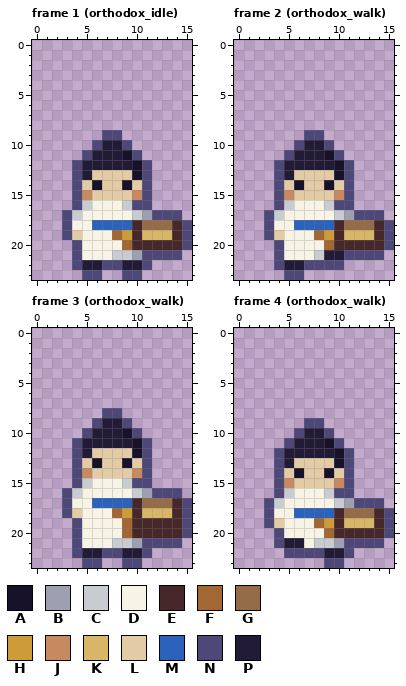
Two versions of one pixel-art file, art/mockup/trades/merchant.aseprite. The picture above was drawn from the file before the commit.
16x24 pixels, 21 frames. Shown: frame 1 (orthodox_idle), frame 2 (orthodox_walk), frame 3 (orthodox_walk), frame 4 (orthodox_walk). The commit also changed other frames, which this record leaves out.
Palette (. is transparent): A #171229  B #9ea0b2  C #c8ccd0  D #f7f4e6  E #46282b  F #a36734  G #946c48  H #cd9b38  J #c7895f  K #d7b667  L #e3cba6  M #2b62bc  N #4d4878  P #221b35
Pixels before, frame 1 (orthodox_idle), first column x 3:
 9 ....NN.......
10 ...NPPN......
11 ..NPPPAN.....
12 .NPPPPPAN....
13 .NPLLLLAN....
14 .NLALLALN....
15 .NJLLLLJN....
16 .NCDDDCNN....
17 NCDDDDDCBNNN.
18 NDDMMMMEGGGEN
19 NLDDDFHEKKKEN
20 .NDDDDFEEEEEN
21 .NDDDCCBNNNN.
22 .NPPNNPPN....
23 ..NN..NN.....
Pixels before, frame 2 (orthodox_walk), first column x 3:
 9 ....NN.......
10 ...NPPN......
11 ..NPPPAN.....
12 .NPPPPPAN....
13 .NPLLLLAN....
14 .NLALLALN....
15 .NJLLLLJN....
16 .NCDDDCNN....
17 NCDDDDDCBNNN.
18 NDDMMMMEGGGEN
19 NLDDDFHEKKKEN
20 .NDDDDFEEEEEN
21 .NDDDCPPNNNN.
22 .NPPNNNN.....
23 ..NN.........
Pixels before, frame 3 (orthodox_walk), first column x 3:
 8 ....NN.......
 9 ...NPPN......
10 ..NPPPAN.....
11 .NPPPPPAN....
12 .NPLLLLAN....
13 .NLALLALN....
14 .NJLLLLJN....
15 .NCDDDCNN....
16 NCDDDDDCBNNN.
17 NDDMMMMEGGGEN
18 NLDDDFHEKKKEN
19 .NDDDDFEEEEEN
20 .NDDDDFEEEEEN
21 .NDDDCCBNNNN.
22 .NPPNNPPN....
23 ..NN..NN.....
Pixels before, frame 4 (orthodox_walk), first column x 3:
 9 ....NN.......
10 ...NPPN......
11 ..NPPPAN.....
12 .NPPPPPAN....
13 .NPLLLLAN....
14 .NLALLALN....
15 .NJLLLLJN....
16 .NCDDDCNN....
17 NCDDDDDCBNNN.
18 NDDMMMMEGGGEN
19 NLDDDFHEKKKEN
20 .NDDDDFEEEEEN
21 .NPPDCCBNNNN.
22 ..NNNNPPN....
23 ......NN.....
Once edited:
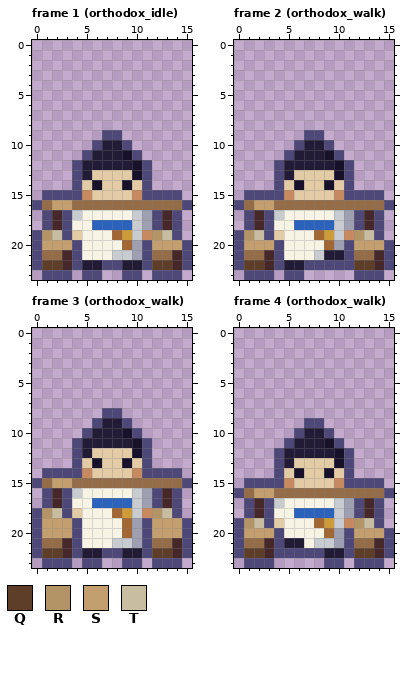
Colours new in this view: Q #5e3d29  R #b39467  S #c39f6f  T #c9bda1
Message: feat: give the mockup's merchant a shoulder pole with two baskets
The edit:
Changed rows in their new state; - is an unchanged pixel.
Frame 1 (orthodox_idle):
first column x 0:
15 -NNN--------NNN-
16 NGSSGGGGGGGGGGGN
17 -NE----------E--
18 -NE-------CBNEN.
19 NRT-------CJRTN.
20 NSSS------BNSSS-
21 NGGE--------GGEN
22 NQQE--------QQEN
23 -NNN--------NNN-
Frame 2 (orthodox_walk):
first column x 0:
15 -NNN--------NNN-
16 NGSSGGGGGGGGGGGN
17 -NE----------E--
18 -NE-------CBNEN.
19 NRT-------CJRTN.
20 NSSS------BNSSS-
21 NGGE--------GGEN
22 NQQE-------NQQEN
23 -NNN--------NNN-
Frame 3 (orthodox_walk):
first column x 0:
14 -NNN--------NNN-
15 NGSSGGGGGGGGGGGN
16 -NE----------E--
17 -NE-------CBNEN.
18 NRT-------CJRTN.
19 NSSS------BNSSS-
20 NSSS------BNSSS-
21 NGGE--------GGEN
22 NQQE--------QQEN
23 -NNN--------NNN-
Frame 4 (orthodox_walk):
first column x 0:
15 -NNN--------NNN-
16 NGSSGGGGGGGGGGGN
17 -NE----------E--
18 -NE-------CBNEN.
19 NRT-------CJRTN.
20 NSSS------BNSSS-
21 NGGE--------GGEN
22 NQQEN-------QQEN
23 -NNN--------NNN-
